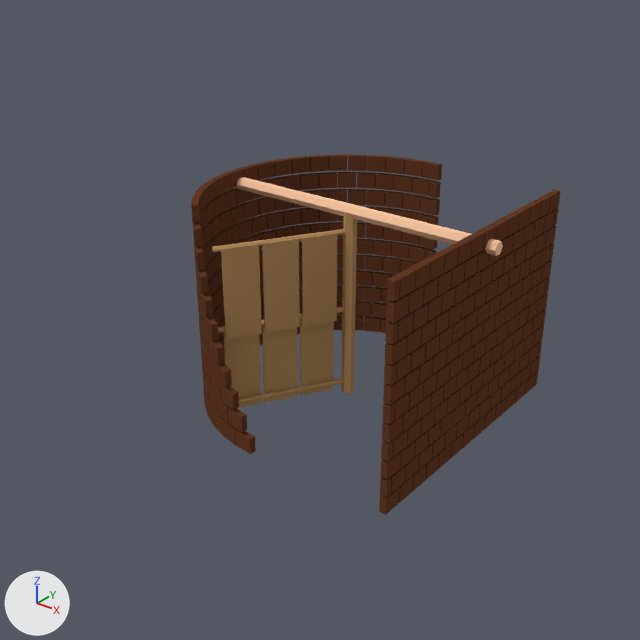
The Blender file WindGame/Assets/Blender/persianturbine.blend: old version first, new version second.
Rendered twice from a camera (50 mm lens) standing at (14.6, -19.66, 14.35) and looking at (0.28, -1.76, 3.25). The lights are fixed; the arrows at lower left show +X, +Y and +Z.

The first picture shows 'TurbineHolder', 'axis', 'blade'.
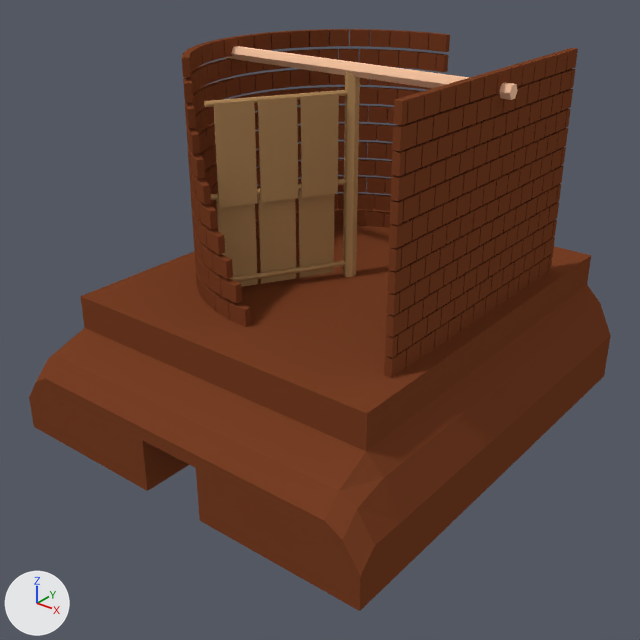
What differs and where, as boxes [x1, y1, x2, y2] in the pictures (640 x 640 px):
'TurbineHolder', recoloured, mesh moved
    before: [191, 154, 560, 515]
    after: [182, 29, 578, 378]
'Cube', added (brown)
    after: [29, 285, 611, 611]
'Cube.001', added (brown)
    after: [80, 195, 591, 451]
'blade', mesh moved
    before: [212, 229, 345, 408]
    after: [204, 90, 347, 287]
'axis', mesh moved
    before: [341, 213, 357, 394]
    after: [343, 71, 360, 277]

The change in detail:
Material 'BrickMat' (mat_brickmat) changes colour from brown #643c27 to brown #7a4126; in linear values from (0.128, 0.0449, 0.0202) to (0.193, 0.0523, 0.0196).
Material 'Inside' (mat_inside) is new.
Its base color is (0.0, 0.0, 0.0) (black #000000).
me_cylinder_003 has 12 vertices, 8 faces and spans x -0.17..0.17, y -0.2..0.2, z 0.0..6.0.
me_cylinder_003 is used by ob_axis; location (0.0, 0.0, 0.0).
me_cylinder_003 part 1: the whole mesh is moved by (0.0, 0.0, 4.0).
me_cylinder_002 has 84 vertices, 60 faces and spans x -2.13..-0.02, y -3.61..-0.12, z 0.1..5.46.
me_cylinder_002 is used by ob_blade; location (0.0, 0.0, 0.0).
me_cylinder_002 part 2: the whole mesh is moved by (0.0, 0.0, 4.0).
me_cylinder has 3092 vertices, 2318 faces and spans x -4.8..4.8, y -4.53..4.53, z 0.0..6.47.
me_cylinder is used by ob_turbineholder; location (0.0, 0.0, 0.0).
me_cylinder part 3: the whole mesh is moved by (0.0, 0.0, 4.0).
Mesh me_cube_001 is new.
It has 48 vertices, 37 faces and spans x -6.0..6.0, y -7.5..6.0, z 0.0..3.0.
Faces by material slot: [36, 1].
It uses material mat_brickmat (brown #7a4126).
It uses material mat_inside (black #000000).
Mesh me_cube_002 is new.
It is a box spanning x -5.0..5.0, y -6.0..6.0, z 0.0..1.0.
It uses material mat_brickmat (brown #7a4126).
Object 'Cube' (ob_cube) is new; it shows me_cube_001.
Its location is (0.0, 0.0, 0.0).
Object 'Cube.001' (ob_cube_001) is new; it shows me_cube_002.
Its location is (0.0, 0.0, 3.0).
